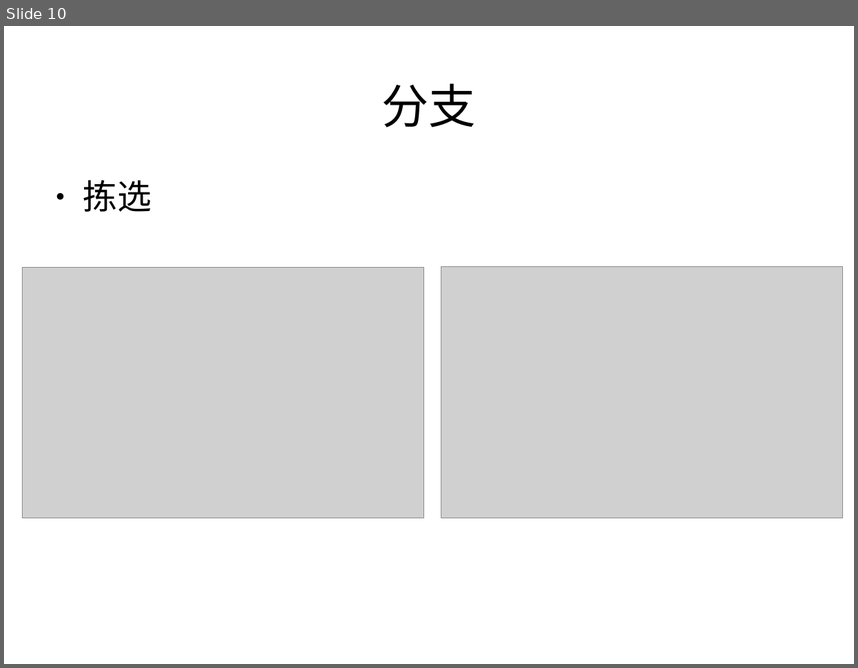
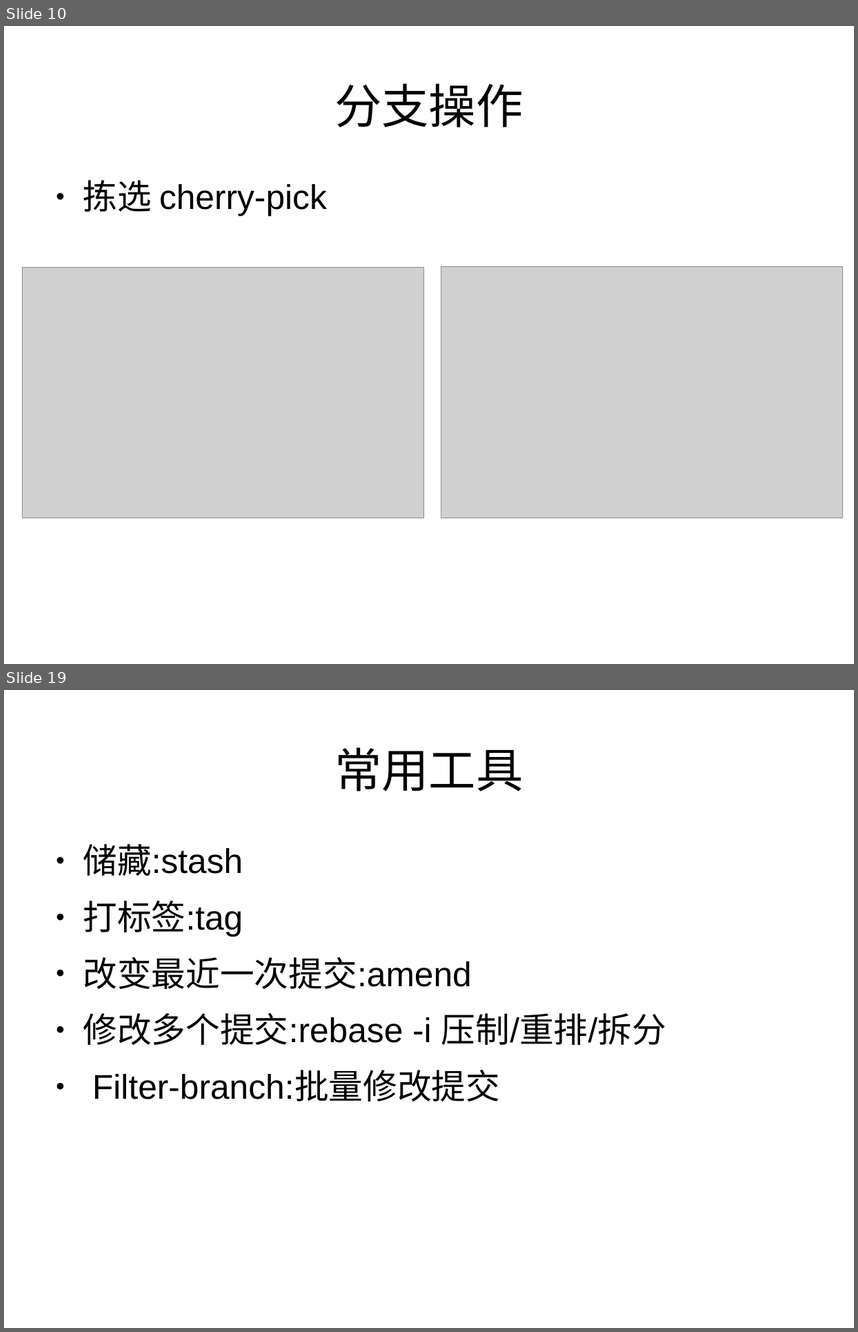
Before and after one commit to qintong91/RockerFmAndroid, a slide deck: git.odp. Shown one above the other, each under a label of ours: slide 10 before the commit, slides 10 and 19 after it; the slides between them are not shown. The pictures are 858x668 and 858x1332 pixels, drawn with LibreOffice and Linux fonts; fonts in the diff are those of the drawing; grey boxes stand for pictures. Boxes give left, top, right and bottom in pixels: in the first picture for what was removed or moved away, otherwise in the second. Text is boxed around its words. In the diff, an @@ line names an element or a change of style, - is before the commit and + after.

```diff
--- a/git.odp
+++ b/git.odp
@@ slide 19 added at box(4, 690, 854, 1328), background #FFFFFF @@
@@ title added at box(335, 747, 523, 791), 44 pt, text #000000 @@
+常用工具
@@ text added at box(83, 844, 666, 1101), 32 pt, text #000000 @@
+● 储藏:stash
+● 打标签:tag
+● 改变最近一次提交:amend
+● 修改多个提交:rebase -i 压制/重排/拆分
+● Filter-branch:批量修改提交
@@ slide 10 changed as well @@
@@ title at box(335, 83, 523, 127): text changed @@
-分支
+分支操作
@@ text at box(83, 180, 327, 216): text changed @@
-● 拣选
+● 拣选 cherry-pick
```
Also in this commit, not shown: 6 other slides changed, 8 other slides added, 3 slides removed, 5 other files.
